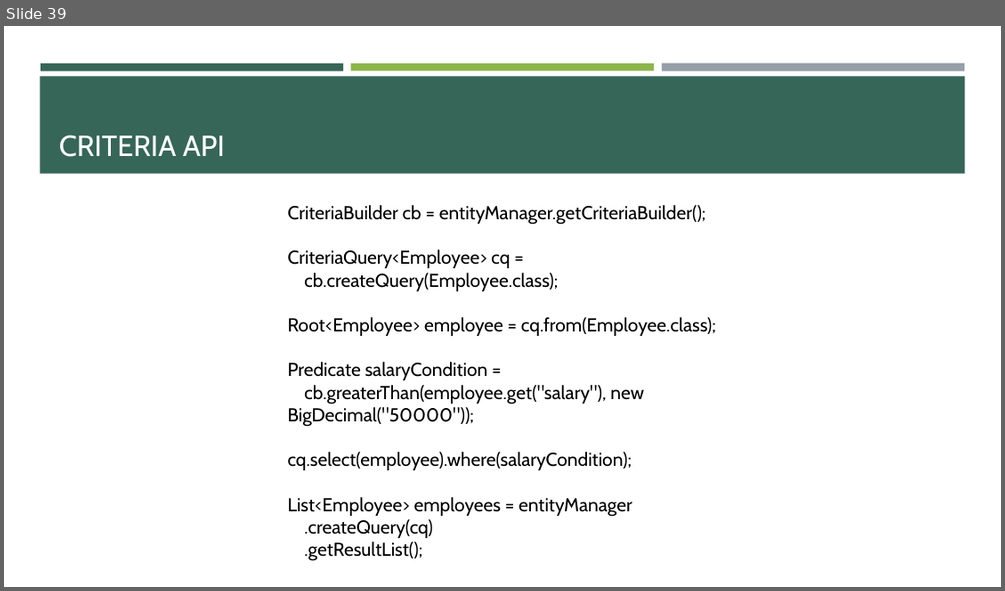
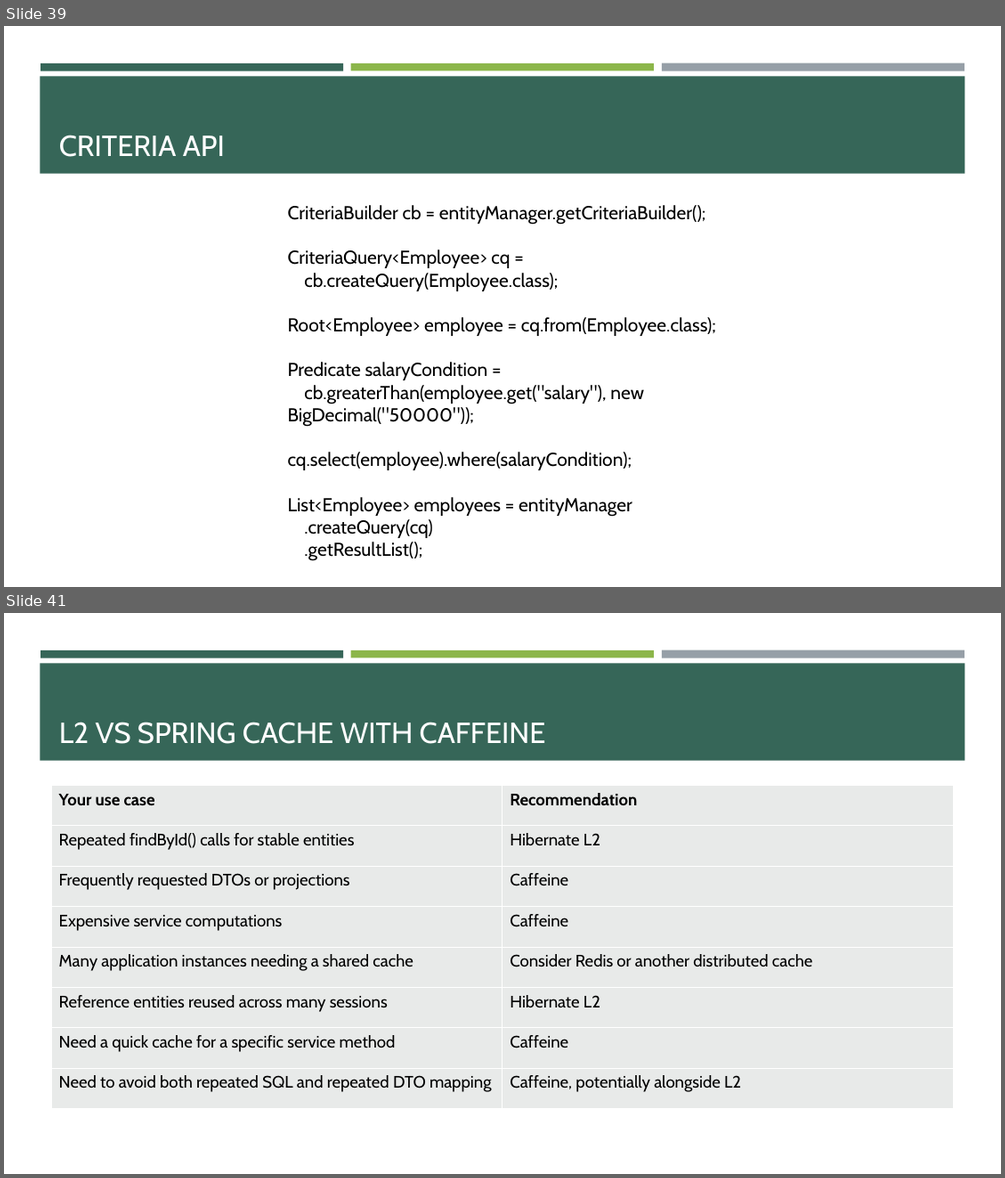
Before and after one commit to e-m-wilson/java-fs, a slide deck: Week_6/02_Hibernate_JPA_&_REST.pptx. Shown one above the other, each under a label of ours: slide 39 before the commit, slides 39 and 41 after it; the slides between them are not shown. The pictures are 1005x591 and 1005x1178 pixels, drawn with LibreOffice and Linux fonts; fonts in the diff are those of the drawing. Boxes give left, top, right and bottom in pixels: in the first picture for what was removed or moved away, otherwise in the second. Text is boxed around its words. In the diff, an @@ line names an element or a change of style, - is before the commit and + after.

```diff
--- a/Week_6/02_Hibernate_JPA_&_REST.pptx
+++ b/Week_6/02_Hibernate_JPA_&_REST.pptx
@@ slide 41 added at [4,613,1001,1174], background #FFFFFF; not listed: 4 template elements that a slide beside it also shows @@
@@ title added at [59,722,546,744], 28 pt, text #FFFFFF @@
+L2 VS SPRING CACHE WITH CAFFEINE
@@ table added at [52,785,954,1108], 8 rows, 2 columns @@
+Your use case | Recommendation
+Repeated findById() calls for stable entities | Hibernate L2
+Frequently requested DTOs or projections | Caffeine
+Expensive service computations | Caffeine
+Many application instances needing a shared cache | Consider Redis or another distributed cache
+Reference entities reused across many sessions | Hibernate L2
+Need a quick cache for a specific service method | Caffeine
+Need to avoid both repeated SQL and repeated DTO mapping | Caffeine, potentially alongside L2
```
Also in this commit, not shown: 9 other slides added, 30 other files.
